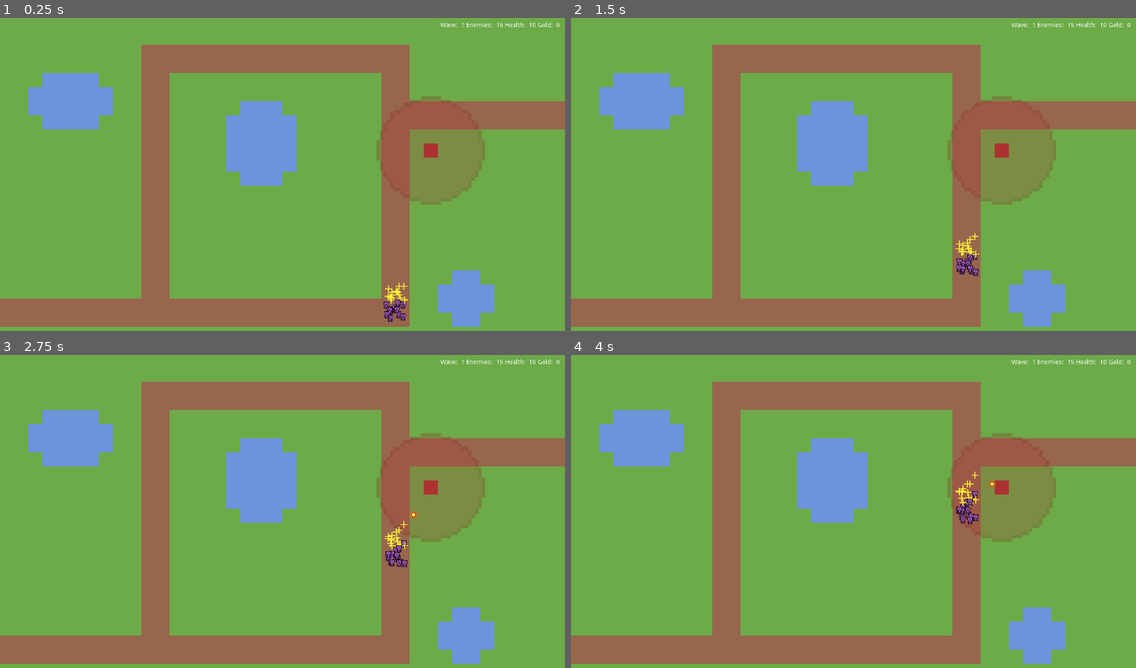
Above: before the commit, frames 1-4 (two rows, left to right).
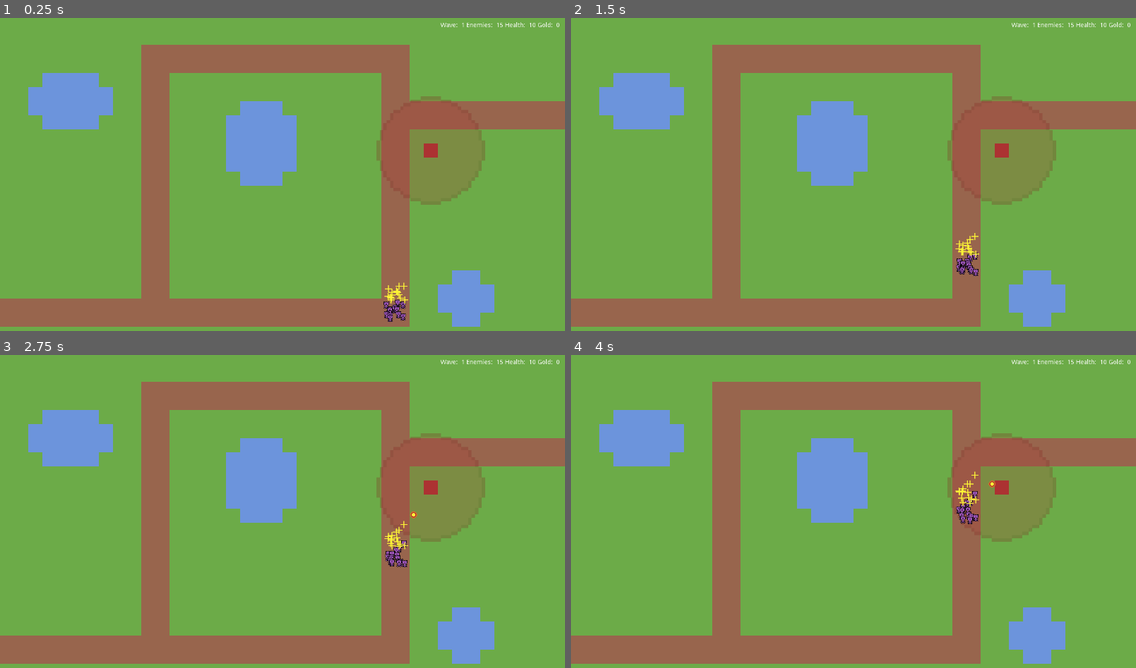
Above: after the commit, the same moments.

Repository: ivocoumans/godotwildjam72
Game: Godot game, scene res://screens/GameplayScreen.tscn
Same seed, same stepped clock (60 frames per second), same inputs: the game is played once before the commit and once after it.
Inputs (mouse positions are in pixels of both pictures, inside the frame that each line leads up to):
- Up to frame 1 (0.25 s): no input
- Up to frame 2 (1.5 s): tap Enter (ui_accept) at 0.5, 0.77 s; move the mouse to (977, 168) at 0.52 s; hold Right (ui_right) 0.53-1.28 s; move the mouse to (740, 202) at 1.27 s; hold Down (ui_down) from 1.28 s (still down)
- Up to frame 3 (2.75 s): tap Enter (ui_accept) at 1.52 s; move the mouse to (339, 448) at 2.02 s; release Down (ui_down) at 2.03 s; hold Right (ui_right) from 2.03 s (still down)
- Up to frame 4 (4 s): move the mouse to (825, 589) at 2.77 s; release Right (ui_right) at 2.78 s; hold Up (ui_up) 2.78-3.53 s; tap Enter (ui_accept) at 3.02, 3.77 s; move the mouse to (1023, 574) at 3.52 s; hold Left (ui_left) from 3.53 s (still down)

The runs differ from the first frame. In frame 1, less than 0.1% of the frame differs, in the area x 68-71%, y 90-96%; in frame 2, less than 0.1%, in the area x 68-72%, y 75-82%; in frame 3, less than 0.1%; in frame 4, less than 0.1%.

Commit message:
649: use ysort to set z-index for enemies, towers and bullets

Diff:
--- a/actors/EnemyLead.gd
+++ b/actors/EnemyLead.gd
@@ -1,4 +1,5 @@
 extends KinematicBody2D
+
 
 export (bool) var show_target: bool = false
 
--- a/actors/EnemyPathFollow.gd
+++ b/actors/EnemyPathFollow.gd
@@ -2,9 +2,7 @@
 
 
 var enemy_lead_path_follow: PathFollow2D = null
-
-
-onready var enemy: KinematicBody2D = $Enemy
+var enemy: KinematicBody2D = null
 
 
 func _process(delta: float) -> void:
@@ -14,7 +12,9 @@
 		queue_free()
 		return
 	offset += enemy.speed * delta
+	enemy.position = global_position
 	if offset >= 1850:
 		EventBus.emit_base_hit(enemy.damage)
 		enemy_lead_path_follow.queue_free()
+		enemy.queue_free()
 		queue_free()
--- a/actors/EnemySpawner.gd
+++ b/actors/EnemySpawner.gd
@@ -30,7 +30,7 @@
 		var enemy: Node = Enemy.instance()
 		enemy.speed = _rng.randf_range(enemy.speed - SPEED_VARIANCE, enemy.speed + SPEED_VARIANCE)
 		enemy.add_to_group("enemy")
-		enemy_path_follow.add_child(enemy)
+		enemy_path_follow.enemy = enemy
 
 		# create a targeting lead for the enemy and its corresponding PathFollow node
 		var enemy_lead_path_follow: PathFollow2D = EnemyLeadPathFollow.instance()
--- a/screens/GameplayScreen.gd
+++ b/screens/GameplayScreen.gd
@@ -18,11 +18,12 @@
 onready var camera: Camera2D = $Node2D/Camera
 onready var path: Path2D = $Node2D/Path2D
 onready var enemy_spawner: Node = $Node2D/EnemySpawner
+onready var enemies: Node = $Node2D/Enemies
 onready var bullets: Node = $Node2D/Bullets
 onready var bullet_spawner: Node = $Node2D/BulletSpawner
 onready var health: Label = $CanvasLayer/UI/HBoxContainer/HealthContainer/HealthValueLabel
 onready var gold: Label = $CanvasLayer/UI/HBoxContainer/GoldContainer/GoldValueLabel
-onready var enemies: Label = $CanvasLayer/UI/HBoxContainer/EnemiesContainer/EnemiesValueLabel
+onready var enemies_label: Label = $CanvasLayer/UI/HBoxContainer/EnemiesContainer/EnemiesValueLabel
 onready var wave: Label = $CanvasLayer/UI/HBoxContainer/WaveContainer/WaveValueLabel
 onready var placeholder: Node2D = $Node2D/BuildPlaceholder
 
@@ -30,7 +31,7 @@
 func _ready() -> void:
 	camera.position.y = 480
 	health.text = str(_health)
-	enemies.text = str(_enemies)
+	enemies_label.text = str(_enemies)
 	wave.text = str(_wave)
 	_spawn_wave()
 	var _error = EventBus.connect("tower_fired", self, "_on_EventBus_tower_fired")
@@ -94,11 +95,12 @@
 
 func _spawn_enemies() -> void:
 	var spawned_enemies: Array = enemy_spawner.spawn_enemies(15)
-	for enemy in spawned_enemies:
-		path.add_child(enemy)
-		path.add_child(enemy.enemy_lead_path_follow)
+	for enemy_path_follow in spawned_enemies:
+		path.add_child(enemy_path_follow)
+		path.add_child(enemy_path_follow.enemy_lead_path_follow)
+		enemies.add_child(enemy_path_follow.enemy)
 		_enemies += 1
-	enemies.text = str(_enemies)
+	enemies_label.text = str(_enemies)
 
 
 func _on_EventBus_tower_fired(position: Vector2, destination: Vector2, amount: int = 1) -> void:
@@ -119,7 +121,7 @@
 		# TODO: wave cleared
 		print("Wave cleared")
 	health.text = str(_health)
-	enemies.text = str(_enemies)
+	enemies_label.text = str(_enemies)
 
 
 func _on_EventBus_enemy_killed(add_gold: float) -> void:
@@ -129,5 +131,5 @@
 		_enemies = 0
 		# TODO: wave cleared
 		print("Wave cleared")
-	enemies.text = str(_enemies)
+	enemies_label.text = str(_enemies)
 	gold.text = str(_gold)
--- a/screens/GameplayScreen.tscn
+++ b/screens/GameplayScreen.tscn
@@ -115,10 +115,14 @@
 format = 1
 tile_data = PoolIntArray( 0, 0, 0, 1, 0, 0, 2, 0, 0, 3, 0, 0, 4, 0, 0, 5, 0, 0, 6, 0, 0, 7, 0, 0, 8, 0, 0, 9, 0, 0, 10, …(13457 unchanged characters)…
 
-[node name="Towers" type="Node2D" parent="Node2D"]
+[node name="Towers" type="YSort" parent="Node2D"]
 
 [node name="Tower" parent="Node2D/Towers" instance=ExtResource( 1 )]
 position = Vector2( 960, 288 )
+
+[node name="Enemies" type="YSort" parent="Node2D"]
+
+[node name="Bullets" type="YSort" parent="Node2D"]
 
 [node name="BuildPlaceholder" parent="Node2D" instance=ExtResource( 1 )]
 visible = false
@@ -130,6 +134,4 @@
 
 [node name="EnemySpawner" parent="Node2D" instance=ExtResource( 3 )]
 
-[node name="Bullets" type="Node" parent="Node2D"]
-
 [node name="BulletSpawner" parent="Node2D" instance=ExtResource( 6 )]
